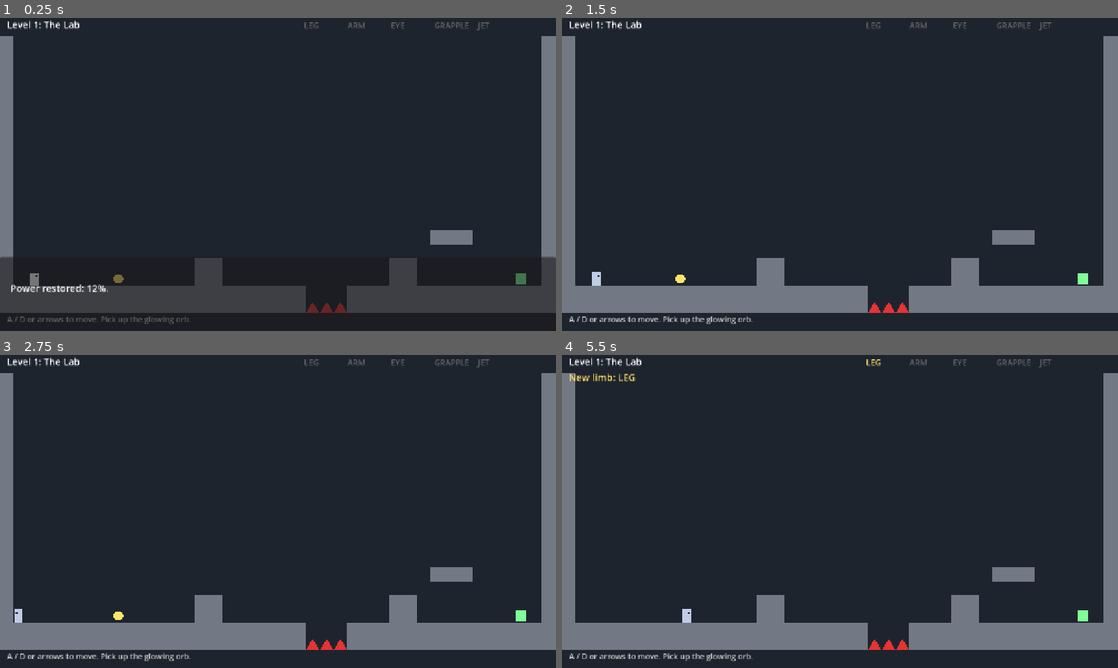
Above: before the commit, frames 1-4 (two rows, left to right).
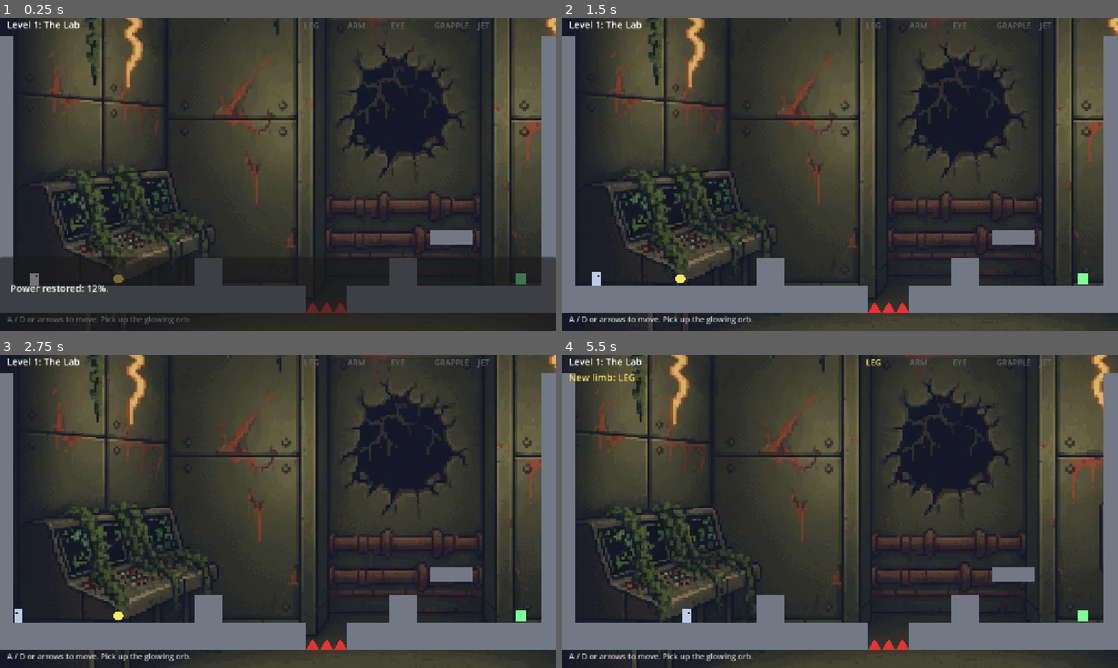
Above: after the commit, the same moments.

Repository: DanishHelmy/GameJam1
Game: Godot game, scene res://scenes/narrative_game.tscn
The game is run twice, just before and just after one commit, with the same random seed, the same clock (stepped at 60 frames per second) and the same inputs. This scene is started directly instead of the project's main scene.
Inputs (mouse positions are in pixels of both pictures, inside the frame that each line leads up to):
- Up to frame 1 (0.25 s): no input
- Up to frame 2 (1.5 s): tap Enter (ui_accept) at 0.5, 0.77, 1.07 s; move the mouse to (962, 158) at 0.52 s; hold D 0.53-1.25 s; tap R at 0.6 s; click (962, 158) at 0.67 s; drag from (728, 190) to (812, 237) at 1.27 s
- Up to frame 3 (2.75 s): tap Enter (ui_accept) at 2 s; move the mouse to (333, 442) at 2.02 s; hold A from 2.03 s (still down); tap Space at 2.1 s
- Up to frame 4 (5.5 s): release A at 2.75 s; tap Enter (ui_accept) at 2.75, 3.5, 3.77, 4.07, 5 s; drag from (812, 574) to (673, 464) at 2.77 s; move the mouse to (1006, 558) at 3.52 s; hold D 3.53-4.25 s; tap F at 3.6 s; drag from (673, 464) to (756, 433) at 4.27 s; move the mouse to (867, 511) at 5.02 s; hold D from 5.03 s (still down); tap E at 5.1 s; click (867, 511) at 5.17 s

The runs differ from the first frame. In frame 1, 33% of the frame differs, in the area x 6-100%, y 0-80%; in frame 2, 36%; in frame 3, 36%; in frame 4, 38%, in the area x 3-100%, y 0-100%.

Commit message:
Add six per-level backgrounds for the narrative game with follow-the-player parallax
Co-Authored-By: Claude Code <noreply@anthropic.com>

Diff:
--- a/scripts/backgrounds.gd
+++ b/scripts/backgrounds.gd
@@ -17,6 +17,7 @@
 const DIM := Color(0.9, 0.9, 0.92)
 
 var player: Node2D
+var focus_fn: Callable   # optional: returns the point the art should follow
 var _sprite: Sprite2D
 var _size := Vector2.ZERO
 
@@ -48,11 +49,23 @@
 
 func _update() -> void:
 	var p := ROOM / 2.0
-	if player != null and is_instance_valid(player):
-		p = player.position
+	if focus_fn.is_valid():
+		p = focus_fn.call()
+	else:
+		if player != null and is_instance_valid(player):
+			p = player.position
 	var slack := _size - ROOM
 	var off := (p - ROOM / 2.0) * PARALLAX
 	# centred horizontally; vertically biased low so the ground area stays in view
 	var x := -slack.x / 2.0 - off.x
 	var y := -slack.y * 0.55 - off.y
 	_sprite.position = Vector2(clampf(x, -slack.x, 0.0), clampf(y, -slack.y, 0.0))
+
+## Backdrop for an arbitrary image that follows whatever point focus_fn returns.
+static func make_from_file(path: String, focus: Callable) -> Backgrounds:
+	if not ResourceLoader.exists(path):
+		return null
+	var bg := Backgrounds.new()
+	bg.focus_fn = focus
+	bg._setup(load(path))
+	return bg
--- a/scripts/narrative_game.gd
+++ b/scripts/narrative_game.gd
@@ -51,7 +51,30 @@
 	load_level(0)
 
 
+const LEVEL_BG := [
+	"res://assets/backgrounds/lvl1_lab.png",
+	"res://assets/backgrounds/lvl2_city.png",
+	"res://assets/backgrounds/lvl3_subway.png",
+	"res://assets/backgrounds/lvl4_skyway.png",
+	"res://assets/backgrounds/lvl5_tower.png",
+	"res://assets/backgrounds/lvl6_roof.png",
+]
+var bg_layer: CanvasLayer
+
+func _set_background(i: int) -> void:
+	if bg_layer:
+		bg_layer.queue_free()
+		bg_layer = null
+	var bg := Backgrounds.make_from_file(LEVEL_BG[i], func(): return pos)
+	if bg == null:
+		return
+	bg_layer = CanvasLayer.new()
+	bg_layer.layer = -10
+	bg_layer.add_child(bg)
+	add_child(bg_layer)
+
 func load_level(i: int) -> void:
+	_set_background(i)
 	level_i = i
 	var data: Dictionary = LevelsData.LEVELS[i]
 	map = (data["map"] as Array).duplicate()
@@ -364,7 +387,8 @@
 
 
 func _draw() -> void:
-	draw_rect(Rect2(0, 0, 1280, 720), level_tint())
+	if bg_layer == null:
+		draw_rect(Rect2(0, 0, 1280, 720), level_tint())
 	draw_set_transform(Vector2(0, Y_OFFSET))
 	for r in range(MAP_H):
 		for c in range(MAP_W):
Binary file added: assets/backgrounds/lvl1_lab.png
Not shown, added: assets/backgrounds/lvl1_lab.png.import
Binary file added: assets/backgrounds/lvl2_city.png
Not shown, added: assets/backgrounds/lvl2_city.png.import
Binary file added: assets/backgrounds/lvl3_subway.png
Not shown, added: assets/backgrounds/lvl3_subway.png.import
Binary file added: assets/backgrounds/lvl4_skyway.png
Not shown, added: assets/backgrounds/lvl4_skyway.png.import
Binary file added: assets/backgrounds/lvl5_tower.png
Not shown, added: assets/backgrounds/lvl5_tower.png.import
Binary file added: assets/backgrounds/lvl6_roof.png
Not shown, added: assets/backgrounds/lvl6_roof.png.import
